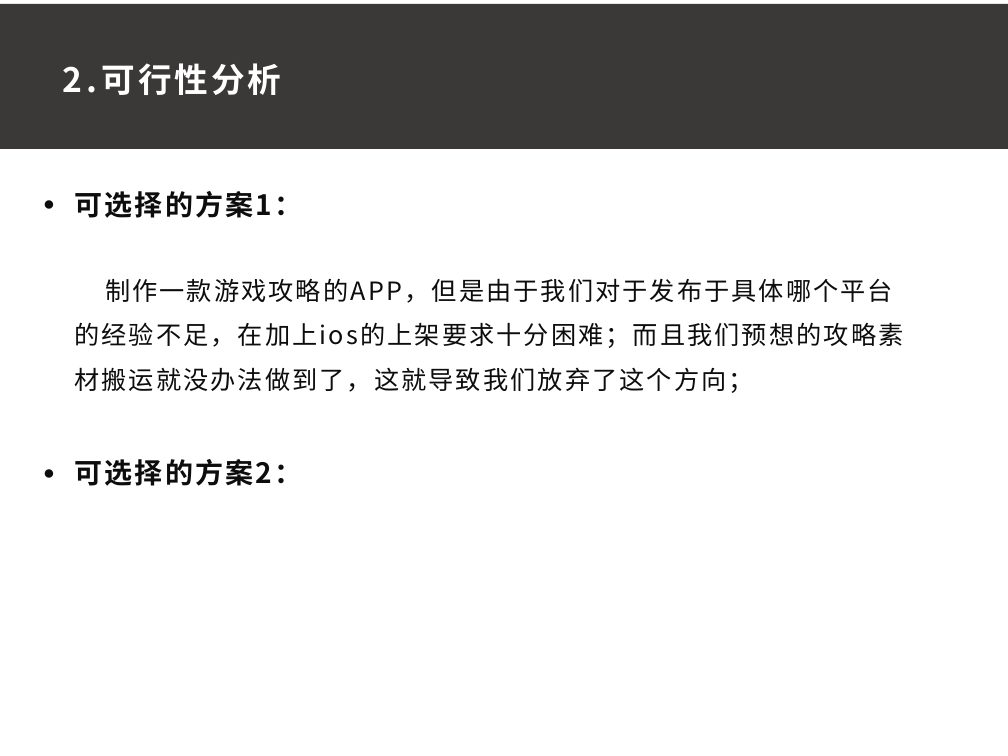
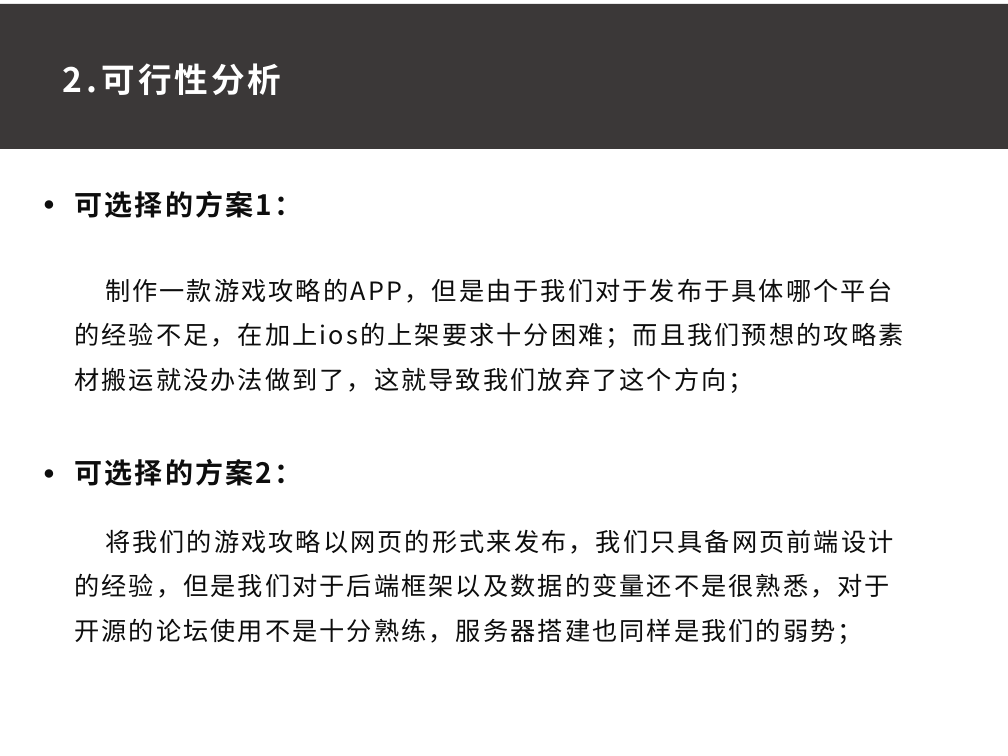
Before and after one commit to ConstanTWT/SE2020-G01, a slide deck: slide 12 of 项目计划书/G01小组项目计划PPT0.5.pptx. Drawn at 1008x756 pixels with LibreOffice and Linux fonts; fonts in the diff are those of the drawing. Boxes give left, top, right and bottom in pixels: in the first picture for what was removed or moved away, otherwise in the second. Text is boxed around its words. In the diff, an @@ line names an element or a change of style, - is before the commit and + after.

```diff
--- a/项目计划书/G01小组项目计划PPT0.5.pptx
+++ b/项目计划书/G01小组项目计划PPT0.5.pptx
@@ text added at (x1=74, y1=529, x2=894, y2=644), 18 pt, text #0D0D0D @@
+将我们的游戏攻略以网页的形式来发布，我们只具备网页前端设计的经验，但是我们对于后端框架以及数据的变量还不是很熟悉，对于开源的论坛使用不是十分熟练，服务器搭建也同样是我们的弱势；
```
